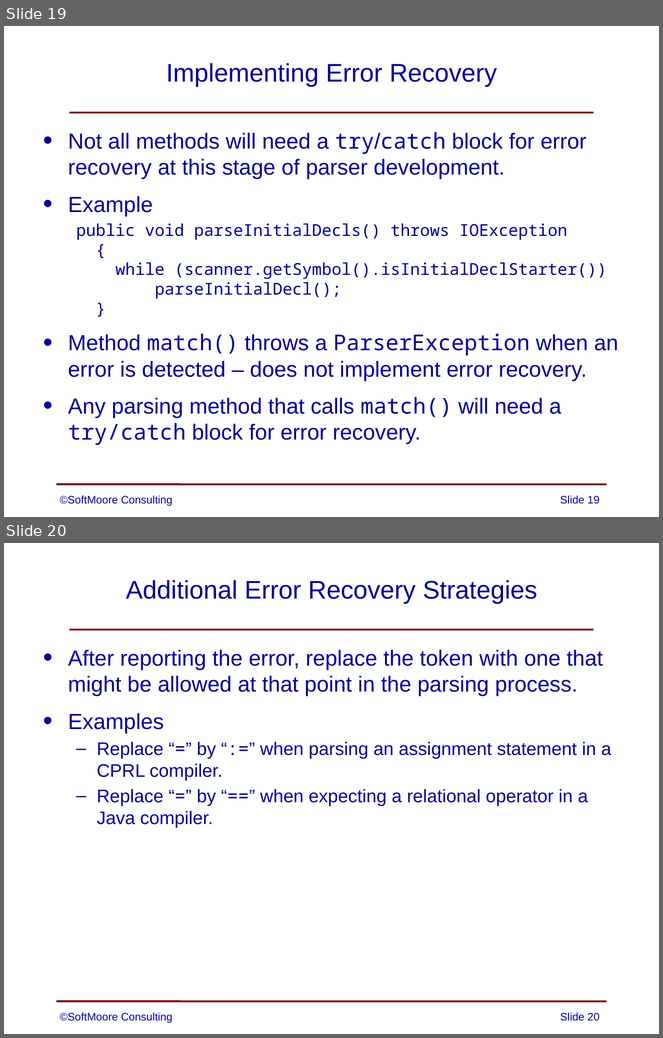
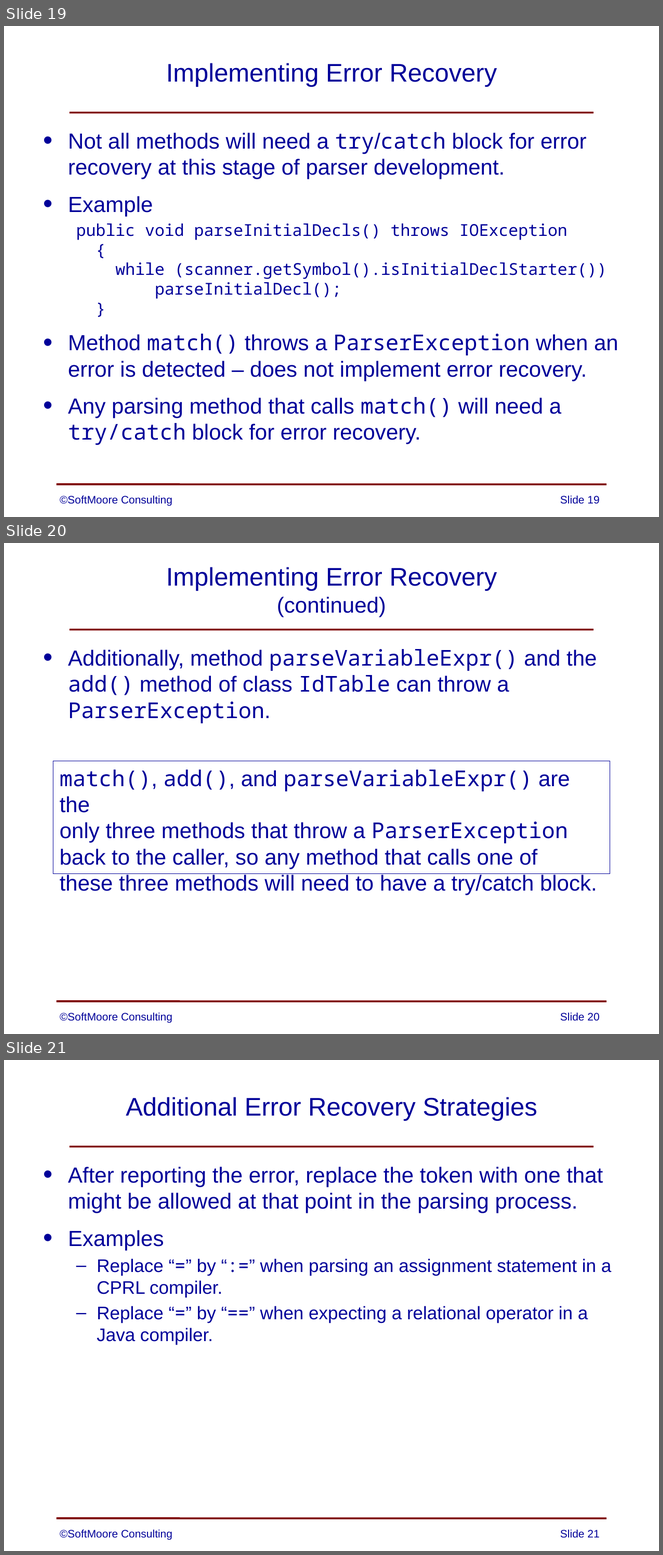
Before and after one commit to SoftMoore/CPRL, a slide deck: PowerPoint Slides/07 - Error Handling.pptx. Shown one above the other, each under a label of ours: slides 19 and 20 before the commit, slides 19, 20 and 21 after it. The pictures are 663x1038 and 663x1555 pixels, drawn with LibreOffice and Linux fonts; fonts in the diff are those of the drawing. Boxes give left, top, right and bottom in pixels: in the first picture for what was removed or moved away, otherwise in the second. Text is boxed around its words. In the diff, an @@ line names an element or a change of style, - is before the commit and + after.

Commit message:
added an additional slide on implementing error recovery

```diff
--- a/PowerPoint Slides/07 - Error Handling.pptx
+++ b/PowerPoint Slides/07 - Error Handling.pptx
@@ slide 20 added at box(4, 543, 659, 1034), background #FFFFFF; not listed: 2 template elements that a slide beside it also shows @@
@@ title added at box(166, 567, 497, 617), 28 pt, text #000099 @@
+Implementing Error Recovery
+(continued)
@@ text added at box(68, 649, 597, 723), 24 pt, text #000099 @@
+• Additionally, method parseVariableExpr() and the add() method of class IdTable can throw a ParserException.
@@ rectangle added at box(53, 761, 610, 874), outline #000099 0.75 pt, 24 pt, text #000099 @@
+match(), add(), and parseVariableExpr() are the
+only three methods that throw a ParserException
+back to the caller, so any method that calls one of
+these three methods will need to have a try/catch block.
@@ text added at box(60, 1013, 172, 1023), 12 pt, text #000099 @@
+©SoftMoore Consulting
@@ page number added at box(560, 1013, 599, 1021), 12 pt, text #000099 @@
+Slide 20
@@ what was slide 20 is now slide 21 @@
@@ page number at box(560, 1530, 599, 1538): text changed @@
-Slide 20
+Slide 21
```
Also in this commit, not shown: 1 other file.
